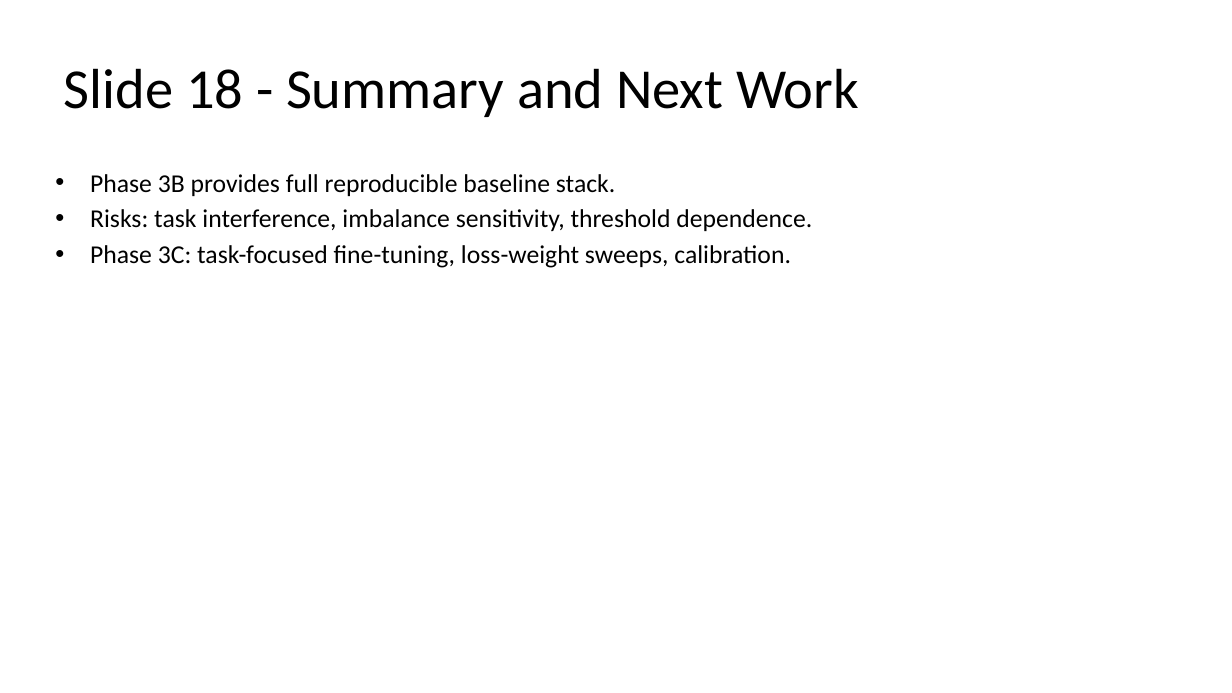
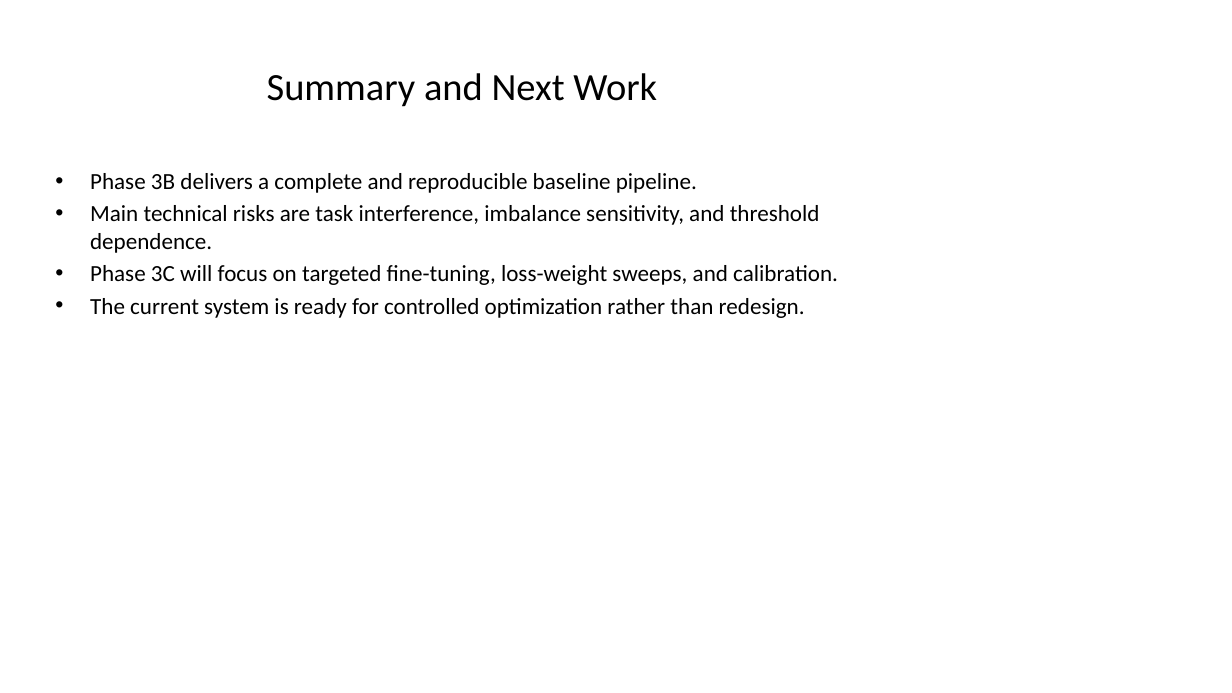
Before and after one commit to Sushree2179/Neural_PK-PD_Modeling_with_ODE, a slide deck: slide 23 of Slides/Phase3B_18Slide_Deck.pptx (slide 18 before the commit). Drawn at 1232x693 pixels with LibreOffice and Linux fonts; fonts in the diff are those of the drawing. Boxes give left, top, right and bottom in pixels: in the first picture for what was removed or moved away, otherwise in the second. Text is boxed around its words. In the diff, an @@ line names an element or a change of style, - is before the commit and + after.

```diff
--- a/Slides/Phase3B_18Slide_Deck.pptx
+++ b/Slides/Phase3B_18Slide_Deck.pptx
@@ title at (267,73,657,107): text changed; size 44 to 30 pt @@
-Slide 18 - Summary and Next Work
+Summary and Next Work
@@ text at (90,173,838,318): text changed; size 20 to 18 pt @@
-• Phase 3B provides full reproducible baseline stack.
-• Risks: task interference, imbalance sensitivity, threshold dependence.
-• Phase 3C: task-focused fine-tuning, loss-weight sweeps, calibration.
+• Phase 3B delivers a complete and reproducible baseline pipeline.
+• Main technical risks are task interference, imbalance sensitivity, and threshold dependence.
+• Phase 3C will focus on targeted fine-tuning, loss-weight sweeps, and calibration.
+• The current system is ready for controlled optimization rather than redesign.
```
Also in this commit, not shown: 17 other slides changed, 5 slides added, 3 other files.
